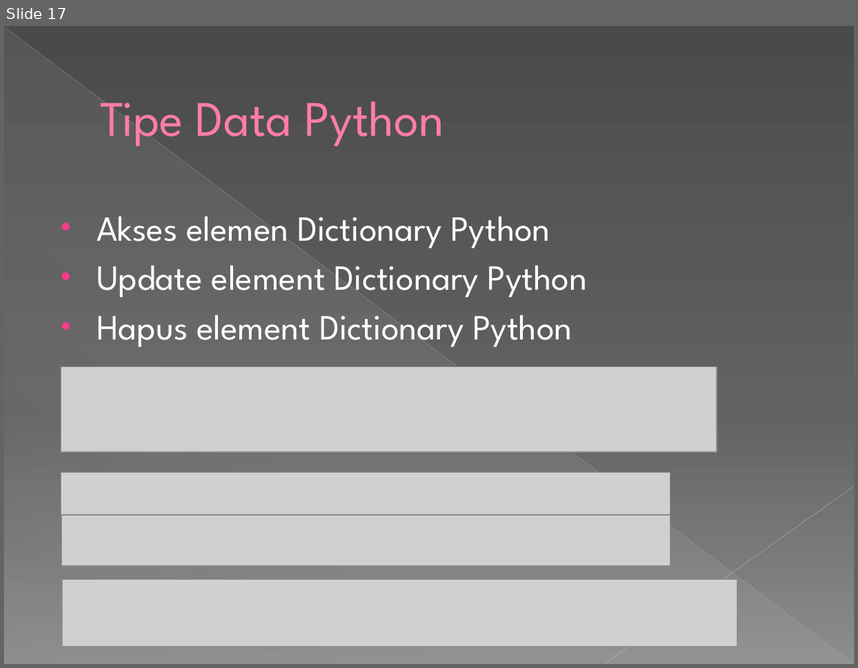
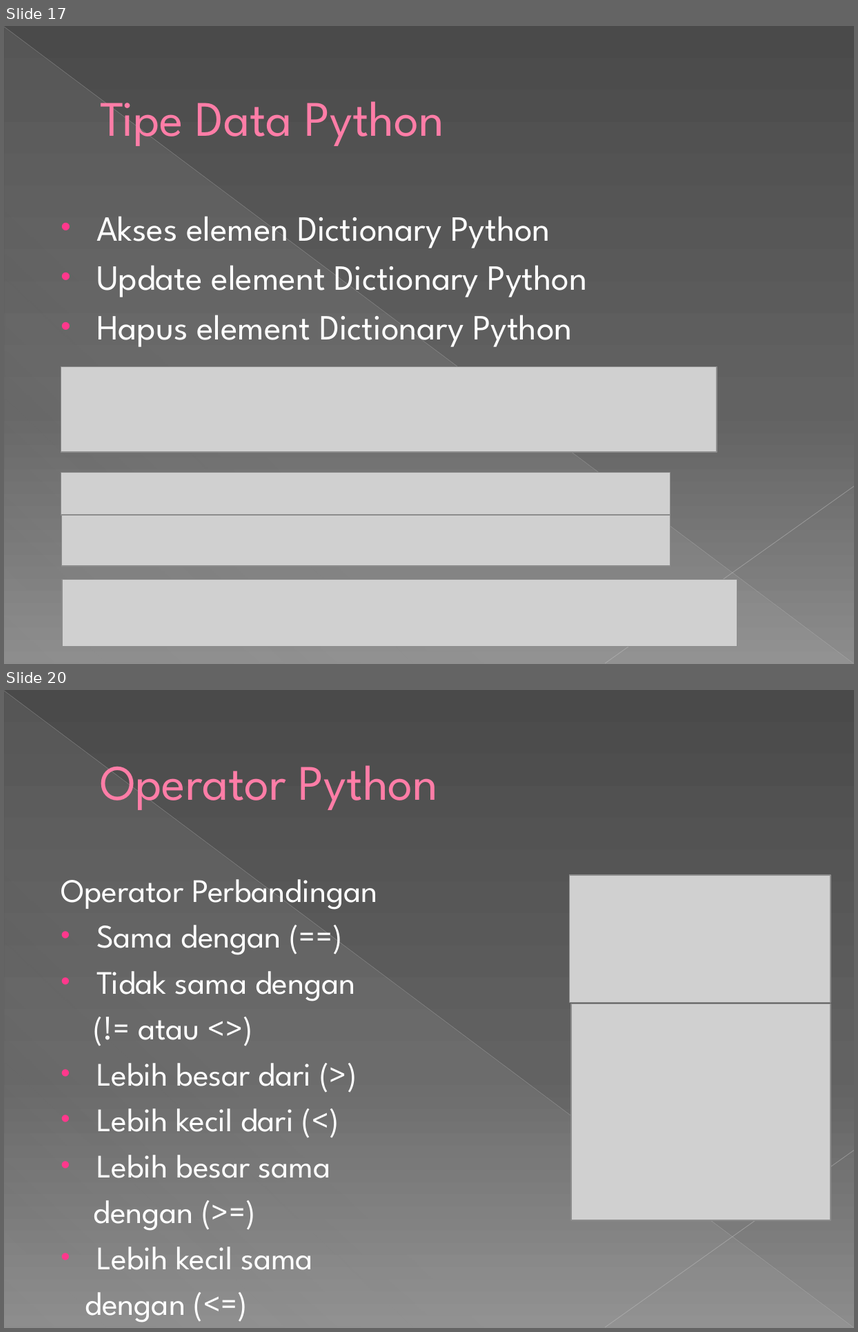
Before and after one commit to IrfanFadhilah48/Deep-Learning, a slide deck: DEEP LEARNING 1.pptx. Shown one above the other, each under a label of ours: slide 17 before the commit, slides 17 and 20 after it; the slides between them are not shown. The pictures are 858x668 and 858x1332 pixels, drawn with LibreOffice and Linux fonts; fonts in the diff are those of the drawing; grey boxes stand for pictures. Boxes give left, top, right and bottom in pixels: in the first picture for what was removed or moved away, otherwise in the second. Text is boxed around its words. In the diff, an @@ line names an element or a change of style, - is before the commit and + after.

```diff
--- a/DEEP LEARNING 1.pptx
+++ b/DEEP LEARNING 1.pptx
@@ slide 20 added at box(4, 690, 854, 1328), background gradient #4A4A4A to #626262 to #8C8C8C; not listed: 3 template elements that a slide beside it also shows @@
@@ title added at box(100, 765, 438, 810), 42 pt, text #FF7DA7 @@
+Operator Python
@@ picture added at box(569, 876, 831, 1003) @@
@@ text added at box(61, 879, 378, 1270), 27.8 pt, text #FFFFFF @@
+Operator Perbandingan
+• Sama dengan (==)
+• Tidak sama dengan
+(!= atau <>)
+• Lebih besar dari (>)
+• Lebih kecil dari (<)
+• Lebih besar sama
+dengan (>=)
+• Lebih kecil sama
+dengan (<=)
@@ picture added at box(571, 1004, 831, 1220) @@
```
Also in this commit, not shown: 1 slide changed, 8 other slides added.
